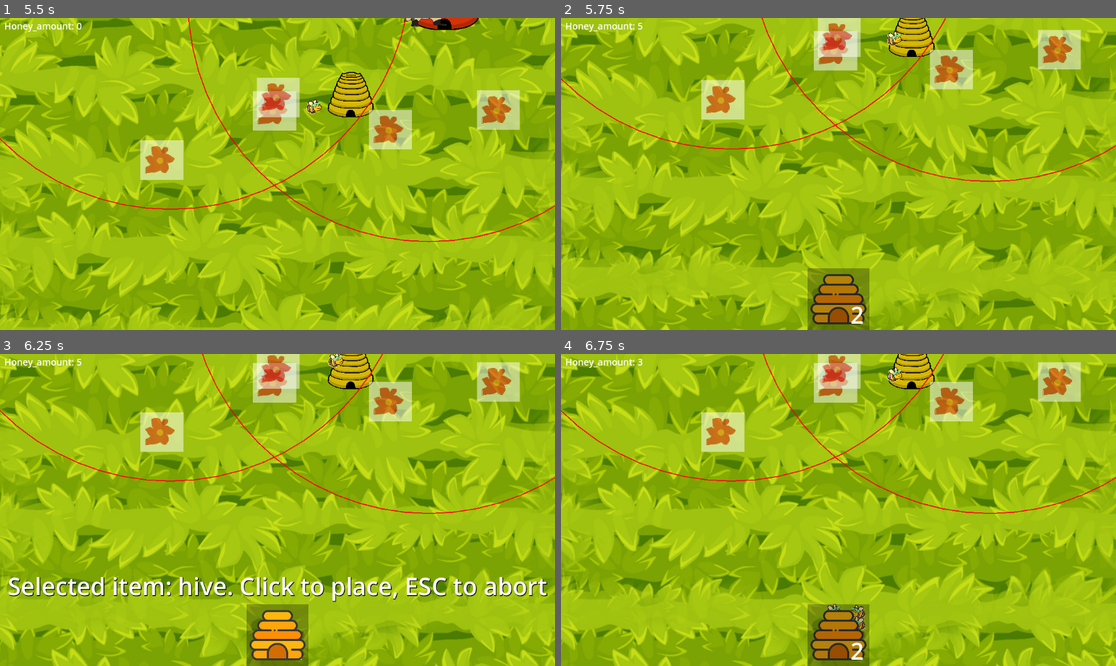
Above: before the commit, frames 1-4 (two rows, left to right).
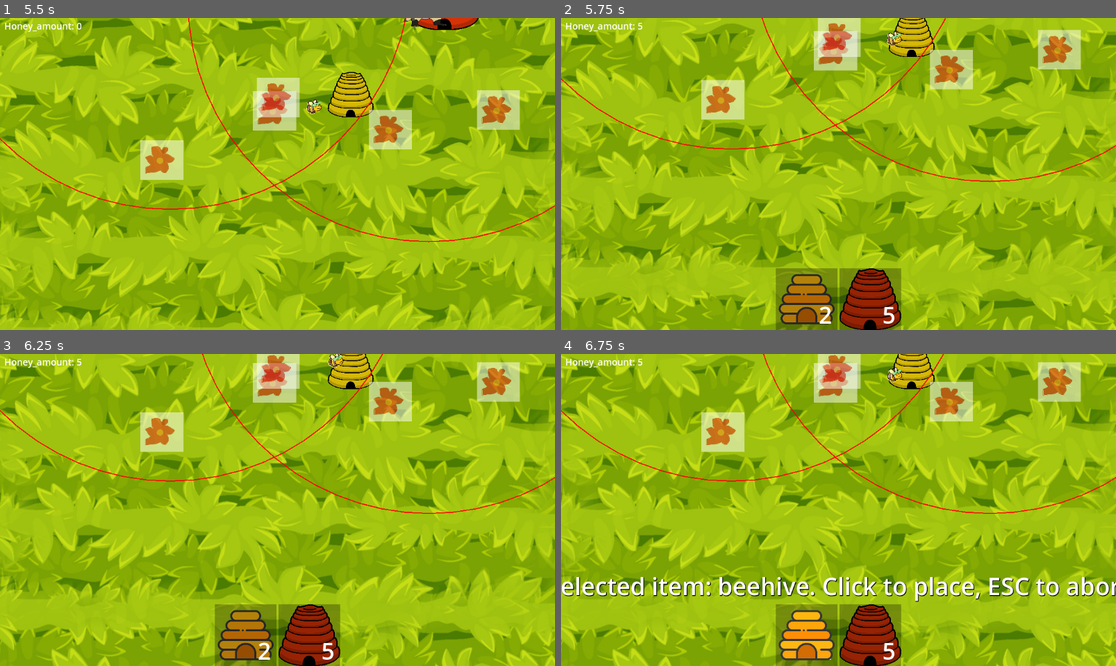
Above: after the commit, the same moments.

Repository: jam53/GMTK-Gamejam-2024
Game: Godot game, scene res://scenes/lawn.tscn
Two runs of this game, one before a commit and one after it. Both use one fixed random seed, a clock stepped at 60 frames per second and the inputs below.
Inputs (mouse positions are in pixels of both pictures, inside the frame that each line leads up to; where the layout moved, square brackets give the same spot in the first picture):
- Up to frame 1 (5.5 s): move the mouse to (399, 158) at 0.52 s; press the mouse at (399, 158) at 0.53 s; hold D (right) 0.53-1.28 s; move the mouse to (166, 189) at 1.27 s; release the mouse at (166, 189) at 1.28 s; hold S (down) 1.28-2.03 s; tap Z (disable_follow) at 1.35, 2.85, 4.35 s; move the mouse to (333, 105) at 2.02 s; press the mouse at (333, 105) at 2.03 s; hold D (right) 2.03-2.78 s; move the mouse to (249, 236) at 2.77 s; release the mouse at (249, 236) at 2.78 s; hold W (up) 2.78-3.53 s; click (249, 236) at 2.92 s; move the mouse to (444, 220) at 3.52 s; press the mouse at (444, 220) at 3.53 s; hold A (left) 3.53-5.03 s; move the mouse to (111, 127) at 4.27 s; release the mouse at (111, 127) at 4.28 s; move the mouse to (305, 174) at 5.02 s; press the mouse at (305, 174) at 5.03 s; hold S (down) from 5.03 s (still down)
- Up to frame 2 (5.75 s): keep holding S (down)
- Up to frame 3 (6.25 s): release S (down) at 5.75 s; release the mouse at (305, 510) at 5.75 s; click (277, 634) at 5.77 s
- Up to frame 4 (6.75 s): click (805, 634) [838, 634] at 6.5 s

Frame 1 is identical in both runs. In frame 2, 4.0% of the frame differs, in the area x 38-62%, y 80-100%; in frame 3, 6.8%; in frame 4, 7.0%, in the area x 0-100%, y 1-100%.

Commit message:
Add beehive-attackers as a purchasable item from the shop/inventory

Diff:
--- a/scripts/object_placer.gd
+++ b/scripts/object_placer.gd
@@ -14,14 +14,20 @@
 var cursor_max_size: float = 128
 
 func _ready():
-	add_item_to_inventory(
+	add_items_to_inventory([
 		InventoryItem.new(
 			preload("res://assets/sprites/hive.webp"),
 			2,
-			"hive",
+			"beehive",
 			preload("res://scenes/hive.tscn")
+		),
+		InventoryItem.new(
+			preload("res://assets/sprites/temp/beehive-attackers.png"),
+			5,
+			"beehive attackers",
+			preload("res://scenes/attackers_hive.tscn")
 		)
-	)
+	])
 
 
 	selected_item_label.text = ""
@@ -40,10 +46,11 @@
 		place_selected_item(world_position)
 
 # Adds an item to the user's inventory
-func add_item_to_inventory(inventoryItem: InventoryItem):
-	if !is_item_in_inventory(inventoryItem):
-		user_items.append(inventoryItem)
-		update_inventory_ui()
+func add_items_to_inventory(inventoryItems: Array[InventoryItem]):
+	for item in inventoryItems:
+		if !is_item_in_inventory(item):
+			user_items.append(item)
+			update_inventory_ui()
 
 func update_inventory_ui():
 	honey_amount_label.text = "Honey_amount: " + str(GameManager.honey_amount)
